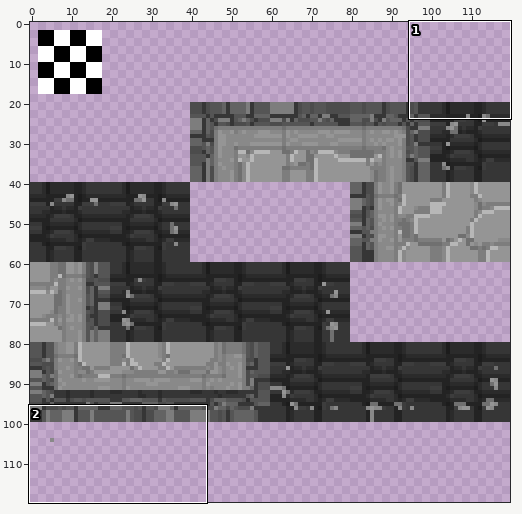
Sprite sheet, stored at src/Messenger/tilesets/TileSet2/output_tileset.png. The picture above shows the old version from afar; the outline marks the close-up.
Close-up. Before the commit:
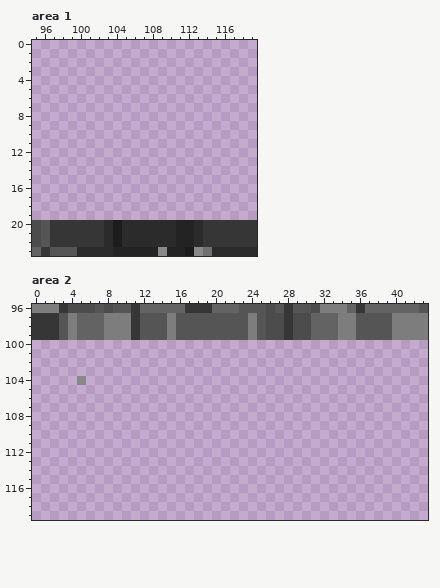
The file is 120x120 pixels. Colours within 5 levels of each other are drawn and written as one. Shown: area 1: x 95..119, y 0..23; area 2: x 0..43, y 96..119. The commit also changed other parts of the picture, which this record leaves out.
Now the later version:
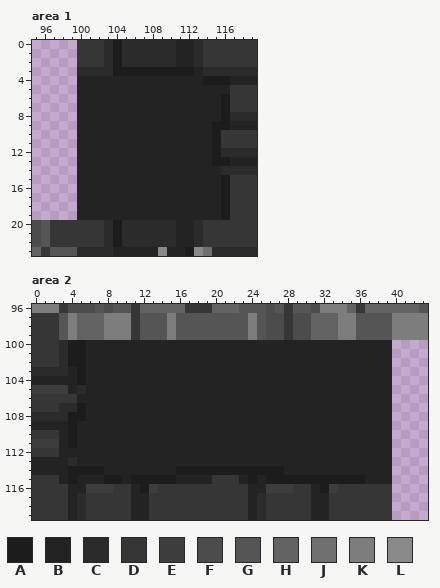
Palette (. is transparent): A #1c1c1c  B #232323  C #2b2b2b  D #363636  E #3d3d3d  F #4c4c4c  G #555555  H #636363  J #707070  K #7d7d7d  L #898989
The exact change:
--- area 1
@@ x 95..119 @@
- 0 .........................
- 1 .........................
- 2 .........................
- 3 .........................
- 4 .........................
- 5 .........................
- 6 .........................
- 7 .........................
- 8 .........................
- 9 .........................
-10 .........................
-11 .........................
-12 .........................
-13 .........................
-14 .........................
-15 .........................
-16 .........................
-17 .........................
-18 .........................
-19 .........................
+ 0 .....DDDCACCCCCCBBCDDDDDD
+ 1 .....DDDCACCCCCCBBCDDDDDD
+ 2 .....DDDCACCCCCCBBCDDDDDD
+ 3 .....CCCCAAAAAAAAABCCCCCC
+ 4 .....BBBBBBBBBBBBBBAAABBB
+ 5 .....BBBBBBBBBBBBBBBBBDDD
+ 6 .....BBBBBBBBBBBBBBBBADDD
+ 7 .....BBBBBBBBBBBBBBBBADDD
+ 8 .....BBBBBBBBBBBBBBBBACCC
+ 9 .....BBBBBBBBBBBBBBBAABBB
+10 .....BBBBBBBBBBBBBBBADDDD
+11 .....BBBBBBBBBBBBBBBADDDD
+12 .....BBBBBBBBBBBBBBBACCCC
+13 .....BBBBBBBBBBBBBBBAABBB
+14 .....BBBBBBBBBBBBBBBBCCCC
+15 .....BBBBBBBBBBBBBBBBADDD
+16 .....BBBBBBBBBBBBBBBBADDD
+17 .....BBBBBBBBBBBBBBBBADDD
+18 .....BBBBBBBBBBBBBBBBADDD
+19 .....BBBBBBBBBBBBBBBBADDD
 20 FGDDDDDDCACCCCCCBBCDDDDDD
--- area 2
@@ x 0..43 @@
  99 DDDGKHHHKKKDGGGKGGGGGGGGKGFFDFFHHHKKGGGGKKKK
-100 ............................................
-101 ............................................
-102 ............................................
-103 ............................................
-104 .....L......................................
-105 ............................................
-106 ............................................
-107 ............................................
-108 ............................................
-109 ............................................
-110 ............................................
-111 ............................................
-112 ............................................
-113 ............................................
-114 ............................................
-115 ............................................
-116 ............................................
-117 ............................................
-118 ............................................
-119 ............................................
+100 DDDCAABBBBBBBBBBBBBBBBBBBBBBBBBBBBBBBBBB....
+101 DDDCAABBBBBBBBBBBBBBBBBBBBBBBBBBBBBBBBBB....
+102 DDDCAABBBBBBBBBBBBBBBBBBBBBBBBBBBBBBBBBB....
+103 CCCCBABBBBBBBBBBBBBBBBBBBBBBBBBBBBBBBBBB....
+104 BBBBBABBBBBBBBBBBBBBBBBBBBBBBBBBBBBBBBBB....
+105 EEEEBCBBBBBBBBBBBBBBBBBBBBBBBBBBBBBBBBBB....
+106 DDDDDBBBBBBBBBBBBBBBBBBBBBBBBBBBBBBBBBBB....
+107 DDDCCABBBBBBBBBBBBBBBBBBBBBBBBBBBBBBBBBB....
+108 CCCCAABBBBBBBBBBBBBBBBBBBBBBBBBBBBBBBBBB....
+109 BBBBABBBBBBBBBBBBBBBBBBBBBBBBBBBBBBBBBBB....
+110 DDDBABBBBBBBBBBBBBBBBBBBBBBBBBBBBBBBBBBB....
+111 EEEBABBBBBBBBBBBBBBBBBBBBBBBBBBBBBBBBBBB....
+112 DDDBBBBBBBBBBBBBBBBBBBBBBBBBBBBBBBBBBBBB....
+113 BBBBCBBBBBBBBBBBBBBBBBBBBBBBBBBBBBBBBBBB....
+114 BBBBAAAABBBBBBBBAAAAAAAAAAAABBBBBBBBBBBB....
+115 DDDBABBBAABAAAAABBBBDDDBABAAAAAAAAAAABBB....
+116 DDDDBBEEEDDBAEDDDDDDDDDDBBEEEDDBAEDDDDDD....
+117 DDDDBCDDDDDBBDDDDDDDDDDDBCDDDDDBBDDDDDDD....
+118 DDDDBCDDDDDBBDDDDDDDDDDDBCDDDDDBBDDDDDDD....
+119 DDDDBCDDDDDBBDDDDDDDDDDDBCDDDDDBBDDDDDDD....
